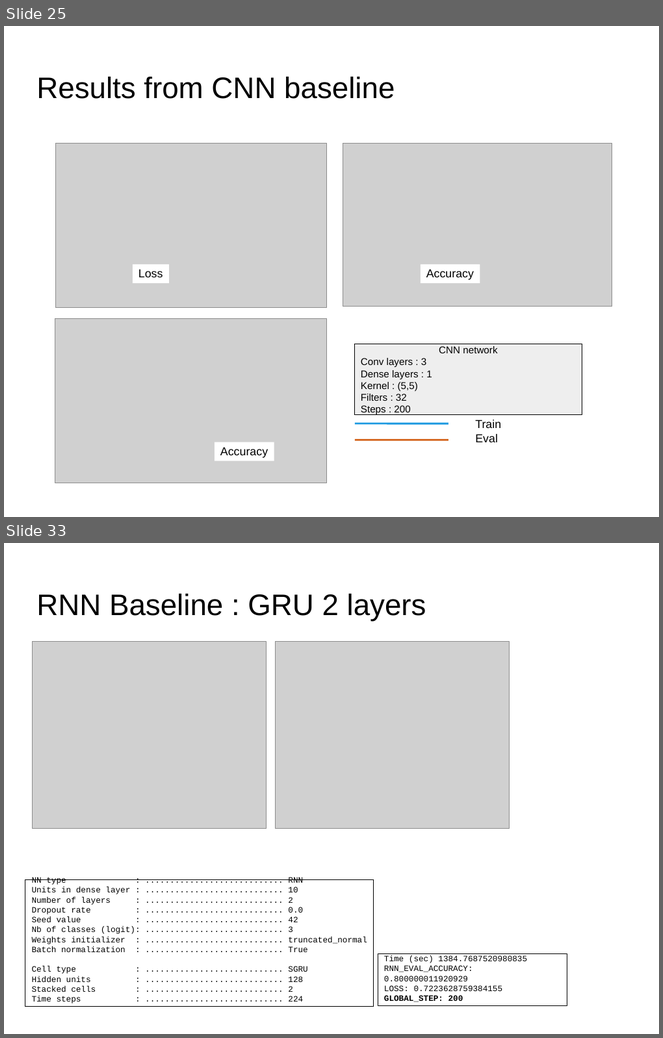
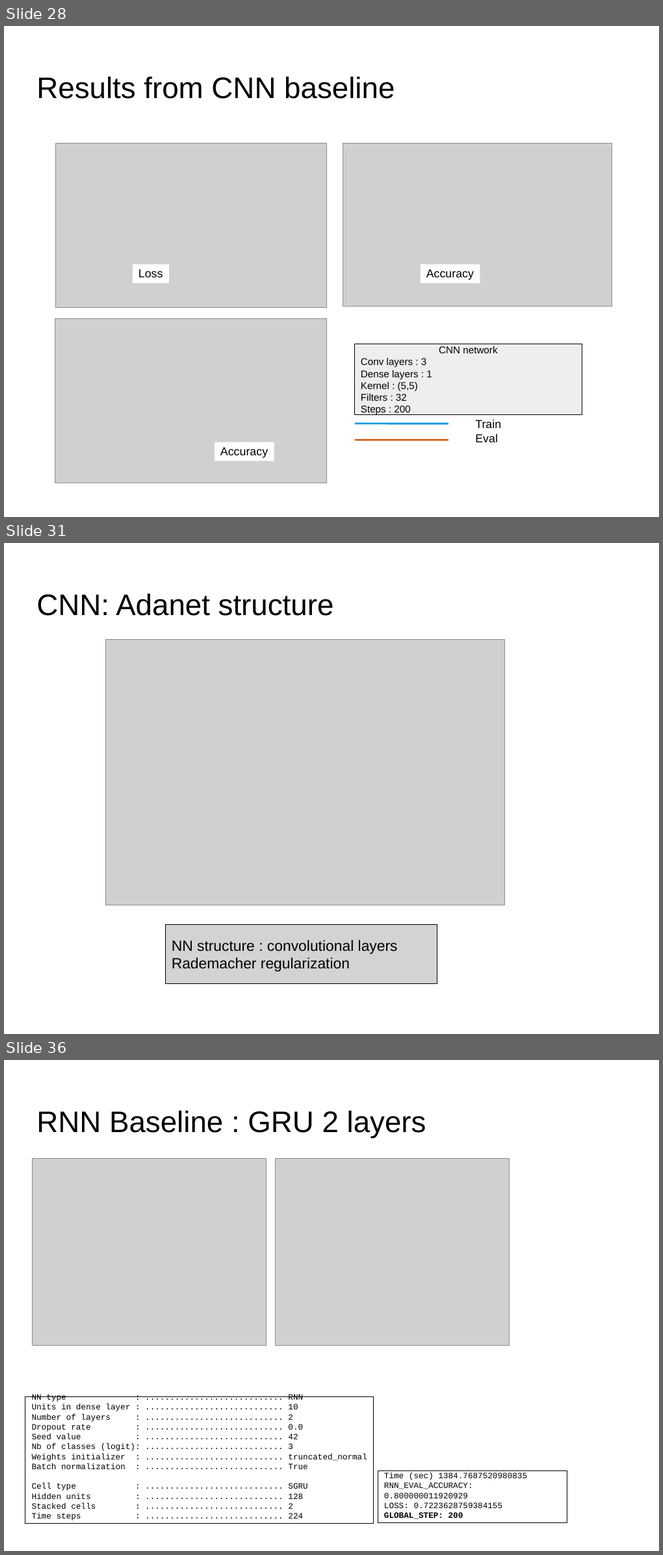
Before and after one commit to dataforcast/OC_Datascientist, a slide deck: P8/report/Openclassrooms_ParcoursDatascientist_P8-V1.odp. Shown one above the other, each under a label of ours: slides 25 and 33 before the commit, slides 28, 31 and 36 after it; the slides between them are not shown. The pictures are 663x1038 and 663x1555 pixels, drawn with LibreOffice and Linux fonts; fonts in the diff are those of the drawing; grey boxes stand for pictures; background and template pictures are left out. Boxes give left, top, right and bottom in pixels: in the first picture for what was removed or moved away, otherwise in the second. Text is boxed around its words. In the diff, an @@ line names an element or a change of style, - is before the commit and + after.

Commit message:
Adanet : rework package for cloud MLE

```diff
--- a/P8/report/Openclassrooms_ParcoursDatascientist_P8-V1.odp
+++ b/P8/report/Openclassrooms_ParcoursDatascientist_P8-V1.odp
@@ slide 31 added at bbox=[4, 543, 659, 1034], background picture (left out) @@
@@ title added at bbox=[36, 594, 334, 616], 36 pt, text #000000 @@
+CNN: Adanet structure
@@ picture added at bbox=[106, 639, 505, 906] @@
@@ rectangle added at bbox=[166, 925, 438, 984], fill #D3D3D3, outline #000000 0 pt, 18 pt, text #000000 @@
+NN structure : convolutional layers
+Rademacher regularization
@@ what was slide 25 is now slide 28 @@
@@ what was slide 33 is now slide 36 @@
```
Also in this commit, not shown: 12 slides changed, 6 other slides added, 4 slides removed, 7 other files.
